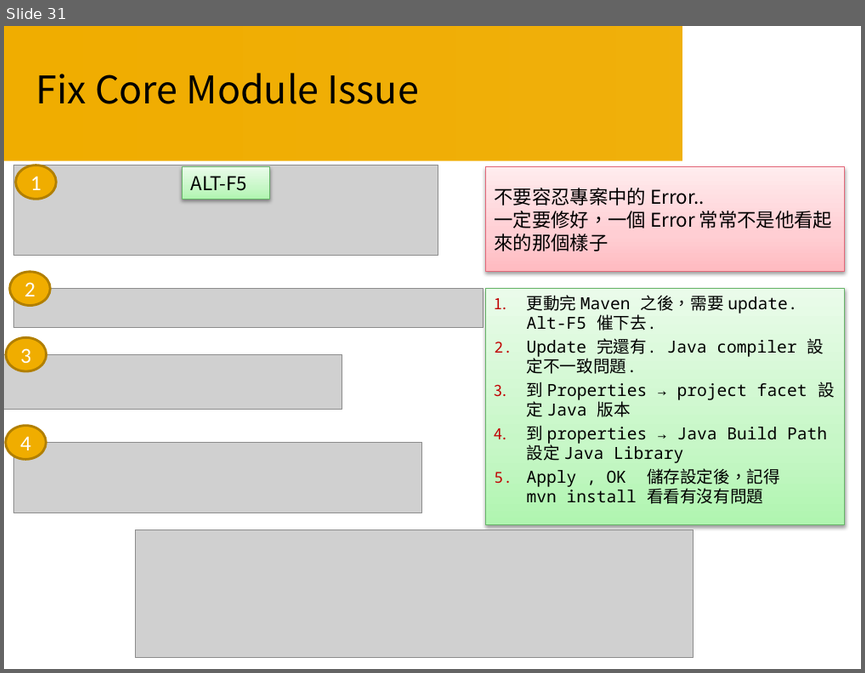
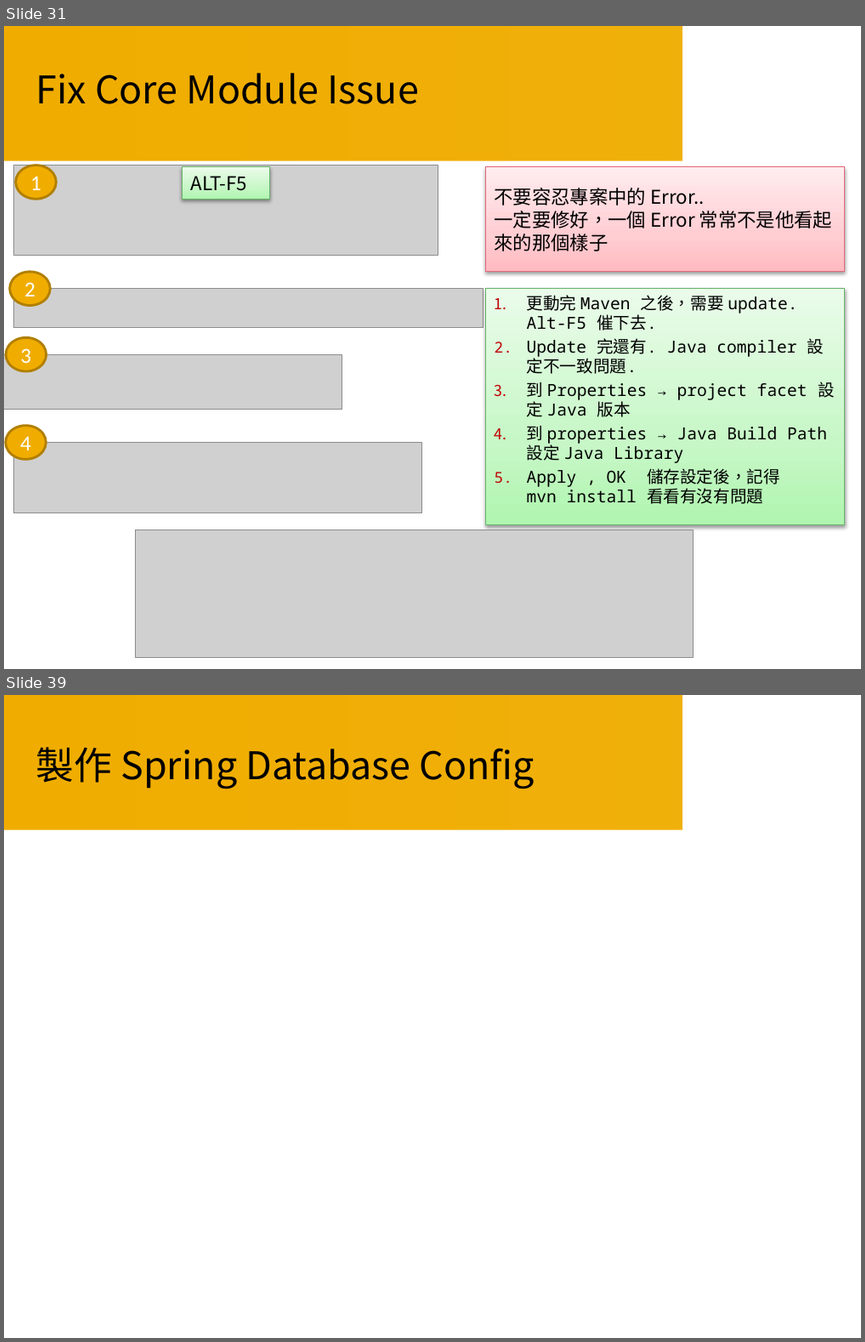
Before and after one commit to Smoker21/Course, a slide deck: Course05/Java Course 05.pptx. Shown one above the other, each under a label of ours: slide 31 before the commit, slides 31 and 39 after it; the slides between them are not shown. The pictures are 865x673 and 865x1342 pixels, drawn with LibreOffice and Linux fonts; fonts in the diff are those of the drawing; grey boxes stand for pictures; background and template pictures are left out. Boxes give left, top, right and bottom in pixels: in the first picture for what was removed or moved away, otherwise in the second. Text is boxed around its words. In the diff, an @@ line names an element or a change of style, - is before the commit and + after.

```diff
--- a/Course05/Java Course 05.pptx
+++ b/Course05/Java Course 05.pptx
@@ slide 39 added at <box>4,695,861,1338</box>, background #FFFFFF; not listed: 1 template element that a slide beside it also shows @@
@@ title added at <box>36,747,534,789</box>, 32 pt, text #000000 @@
+製作 Spring Database Config
```
Also in this commit, not shown: 4 slides changed, 5 other slides added, 1 slide removed, 9 other files.
